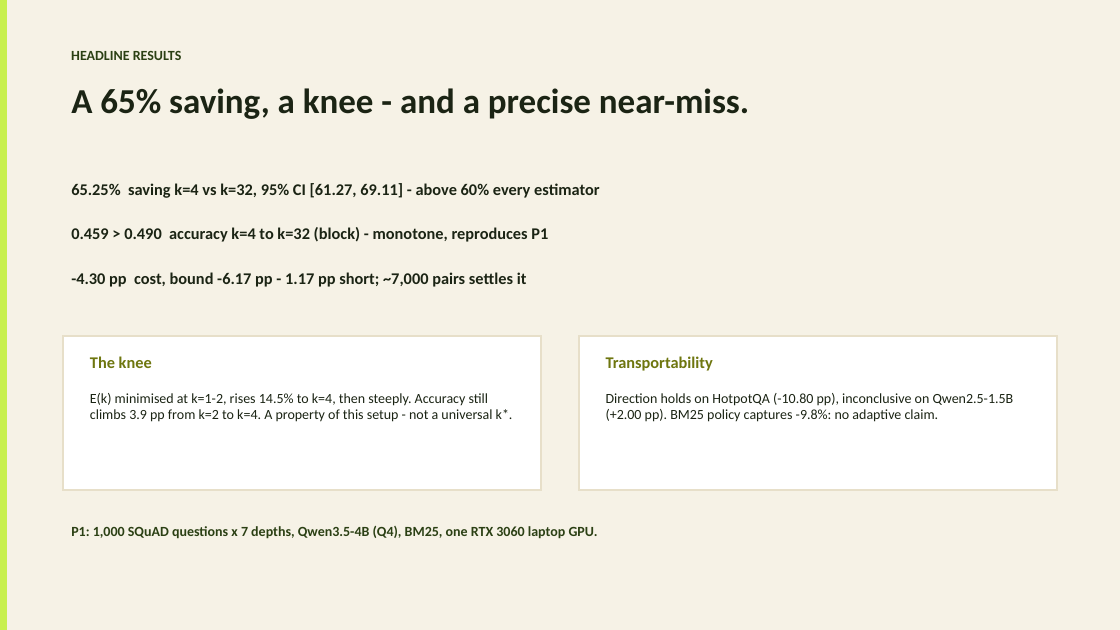
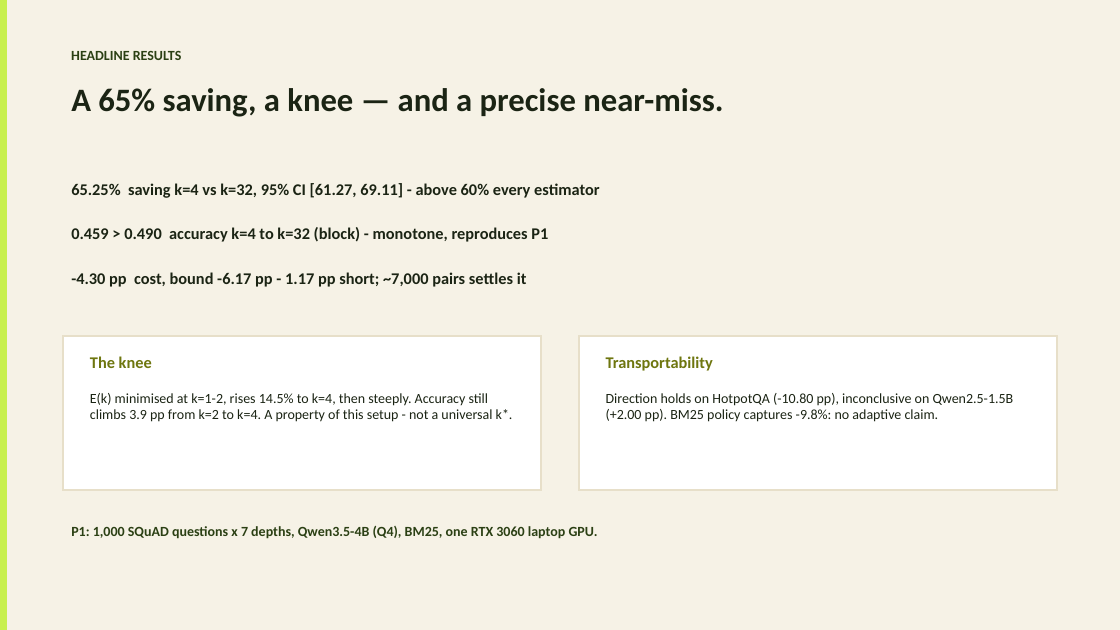
Before and after one commit to Atik203/energy-optimal-rag, a slide deck: slide 9 of ppt_slides/Energy_Methodology_Presentation.pptx. Drawn at 1120x630 pixels with LibreOffice and Linux fonts; fonts in the diff are those of the drawing. Boxes give left, top, right and bottom in pixels: in the first picture for what was removed or moved away, otherwise in the second. Text is boxed around its words. In the diff, an @@ line names an element or a change of style, - is before the commit and + after.

```diff
--- a/ppt_slides/Energy_Methodology_Presentation.pptx
+++ b/ppt_slides/Energy_Methodology_Presentation.pptx
@@ text at (71, 88, 723, 117): text changed; size 30 to 28 pt @@
-A 65% saving, a knee - and a precise near-miss.
+A 65% saving, a knee — and a precise near-miss.
```
Also in this commit, not shown: 4 other slides changed, 1 other file.
